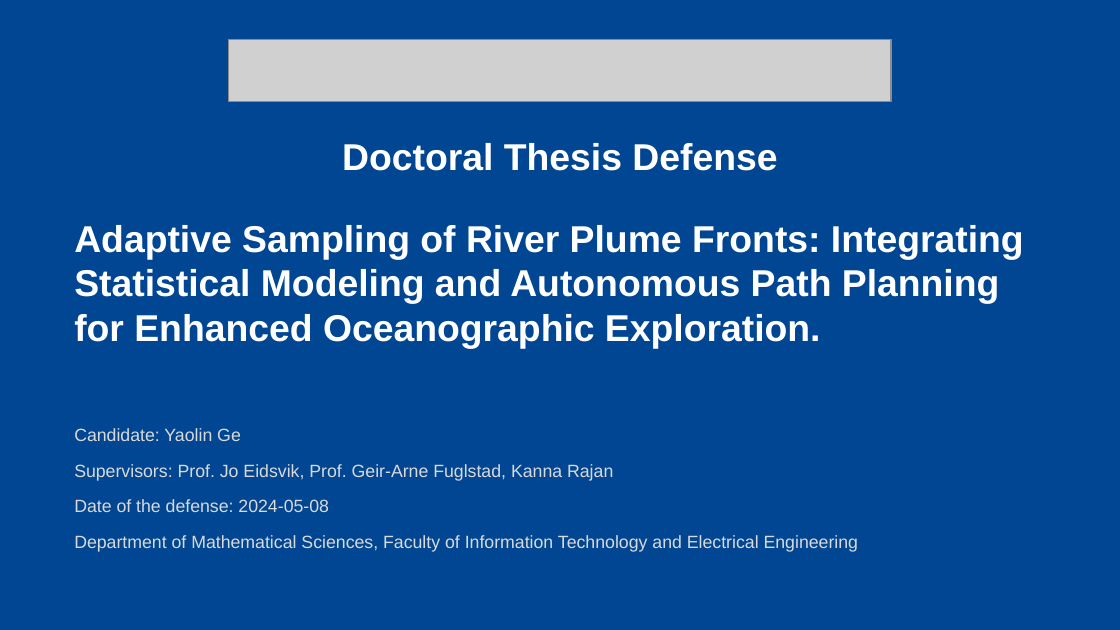
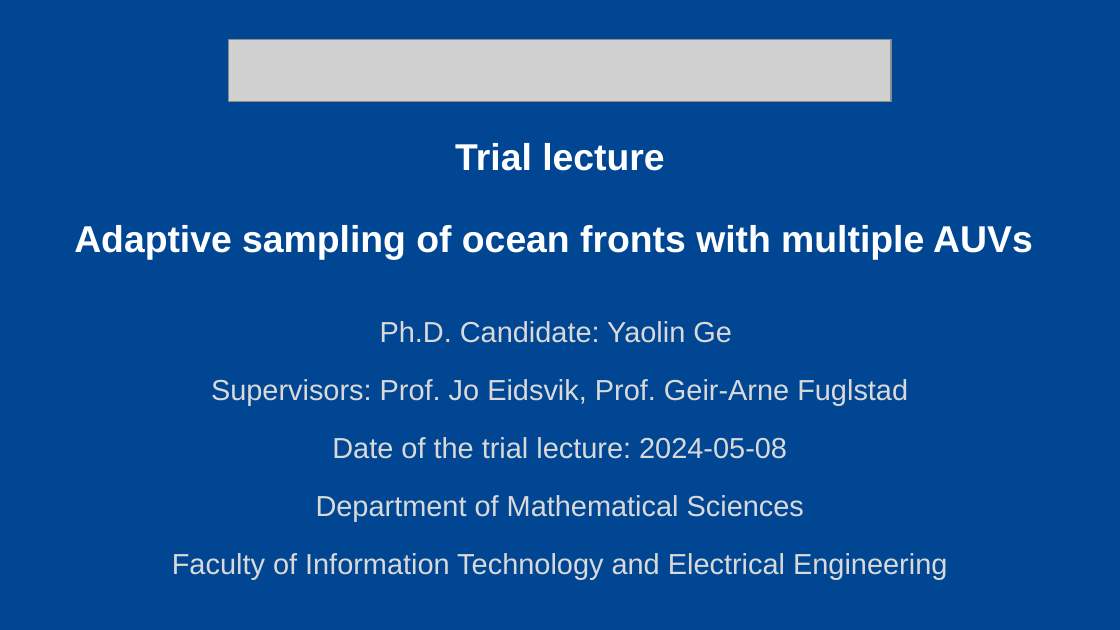
Before and after one commit to YaolinGe/THESIS, a slide deck: slide 1 of presentation/slides/phd.pptx. Drawn at 1120x630 pixels with LibreOffice and Linux fonts; fonts in the diff are those of the drawing; grey boxes stand for pictures; background and template pictures are left out. Boxes give left, top, right and bottom in pixels: in the first picture for what was removed or moved away, otherwise in the second. Text is boxed around its words. In the diff, an @@ line names an element or a change of style, - is before the commit and + after.

```diff
--- a/presentation/slides/phd.pptx
+++ b/presentation/slides/phd.pptx
@@ text at [455, 143, 664, 171]: text changed @@
-Doctoral Thesis Defense
+Trial lecture
@@ title at [74, 225, 1033, 259]: text changed @@
-Adaptive Sampling of River Plume Fronts: Integrating Statistical Modeling and Autonomous Path Planning for Enhanced Oceanographic Exploration.
+Adaptive sampling of ocean fronts with multiple AUVs
@@ subtitle at [172, 321, 947, 579]: text changed; size 11.4 to 18.6 pt @@
-Candidate: Yaolin Ge
-Supervisors: Prof. Jo Eidsvik, Prof. Geir-Arne Fuglstad, Kanna Rajan
-Date of the defense: 2024-05-08
-Department of Mathematical Sciences, Faculty of Information Technology and Electrical Engineering
+Ph.D. Candidate: Yaolin Ge
+Supervisors: Prof. Jo Eidsvik, Prof. Geir-Arne Fuglstad
+Date of the trial lecture: 2024-05-08
+Department of Mathematical Sciences
+Faculty of Information Technology and Electrical Engineering
```
Also in this commit, not shown: 1 other slide changed, 8 slides added, 5 slides removed, 3 other files.
